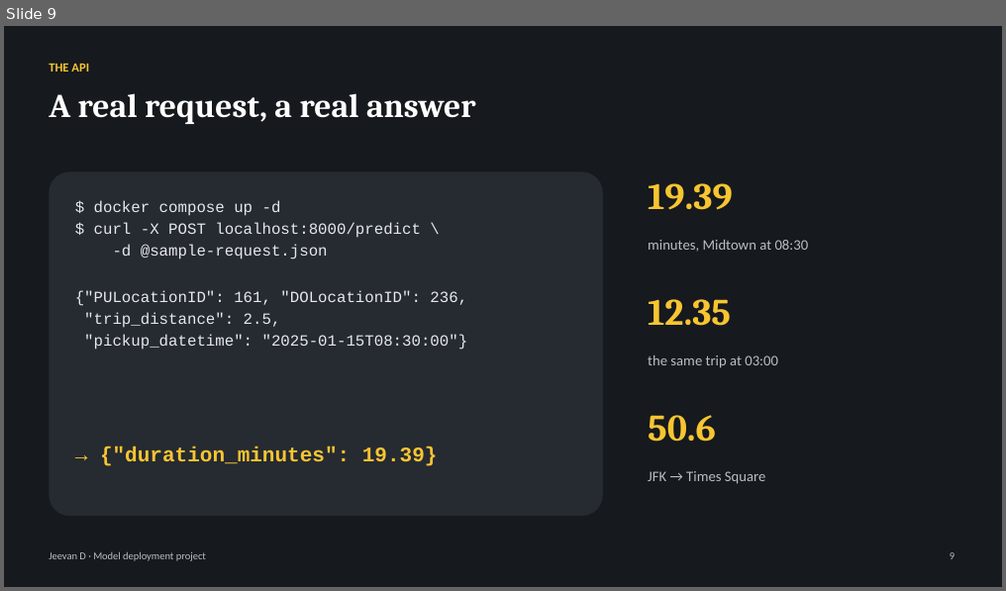
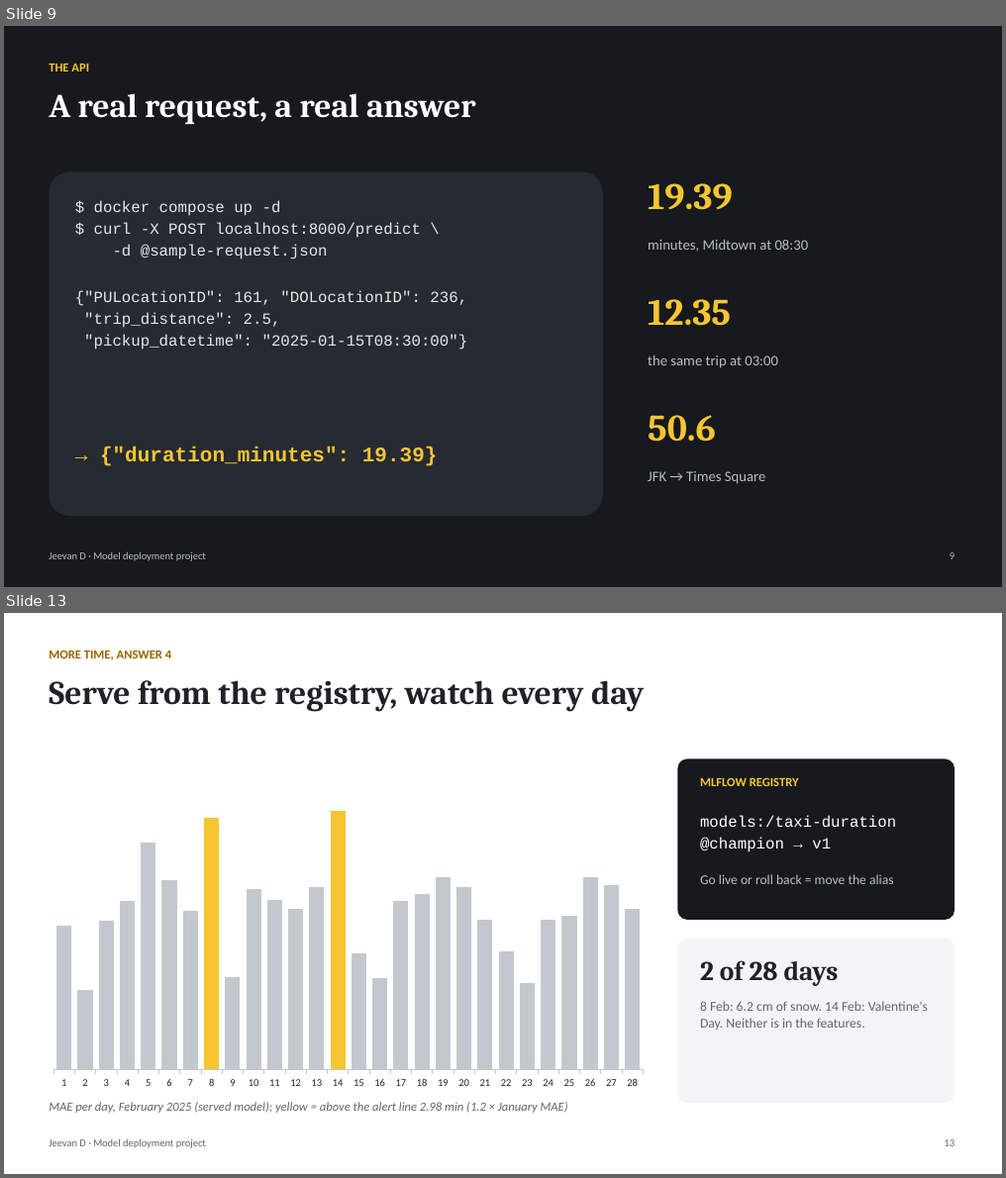
Before and after one commit to jeevan516/model-deployment-project, a slide deck: presentation/model-deployment-project.pptx. Shown one above the other, each under a label of ours: slide 9 before the commit, slides 9 and 13 after it; the slides between them are not shown. The pictures are 1006x591 and 1006x1178 pixels, drawn with LibreOffice and Linux fonts; fonts in the diff are those of the drawing. Boxes give left, top, right and bottom in pixels: in the first picture for what was removed or moved away, otherwise in the second. Text is boxed around its words. In the diff, an @@ line names an element or a change of style, - is before the commit and + after.

Commit message:
Implement the 'more time' answers: time-based validation, multi-month training and drift check, prediction ranges, MLflow registry serving, daily monitoring; deck 17 slides

```diff
--- a/presentation/model-deployment-project.pptx
+++ b/presentation/model-deployment-project.pptx
@@ slide 13 added at bbox=[4, 613, 1002, 1174], background #FFFFFF @@
@@ text added at bbox=[49, 650, 171, 661], 12 pt, text #9A6400, bold @@
+MORE TIME, ANSWER 4
@@ text added at bbox=[49, 680, 644, 712], 32 pt, text #1F2329, bold @@
+Serve from the registry, watch every day
@@ column chart added at bbox=[42, 744, 655, 1096] @@
+categories: 1, 2, 3, 4, 5, 6, 7, 8, 9, 10, 11, 12, 13, 14, 15, 16, 17, 18, 19, 20, 21, 22, 23, 24, 25, 26, 27, 28
+Series 1: 82, 72, 83, 86, 95, 89, 84, 99, 74, 88, 86, 85, 88, 100, 78, 74, 86, 87, 90, 88, 83, 78, 73, 83, 84, 90, 88, 85
@@ rounded rectangle added at bbox=[678, 759, 954, 920], fill #16191D @@
@@ text added at bbox=[700, 777, 799, 786], 12 pt, text #F7C531, bold @@
+MLFLOW REGISTRY
@@ text added at bbox=[700, 815, 896, 853], 15 pt, text #FFFFFF @@
+models:/taxi-duration
+@champion → v1
@@ text added at bbox=[700, 874, 894, 884], 13 pt, text #B9BEC6 @@
+Go live or roll back = move the alias
@@ rounded rectangle added at bbox=[678, 939, 954, 1103], fill #F3F4F6 @@
@@ text added at bbox=[700, 960, 839, 986], 26 pt, text #1F2329, bold @@
+2 of 28 days
@@ text added at bbox=[700, 1001, 928, 1030], 13 pt, text #5F6670 @@
+8 Feb: 6.2 cm of snow. 14 Feb: Valentine's Day. Neither is in the features.
@@ text added at bbox=[49, 1102, 568, 1113], 12 pt, text #5F6670, italic @@
+MAE per day, February 2025 (served model); yellow = above the alert line 2.98 min (1.2 × January MAE)
@@ text added at bbox=[49, 1139, 206, 1149], 10 pt, text #5F6670 @@
+Jeevan D · Model deployment project
@@ text added at bbox=[944, 1140, 955, 1147], 10 pt, text #5F6670 @@
+13
```
Also in this commit, not shown: 6 slides changed, 3 other slides added, 16 other files.
